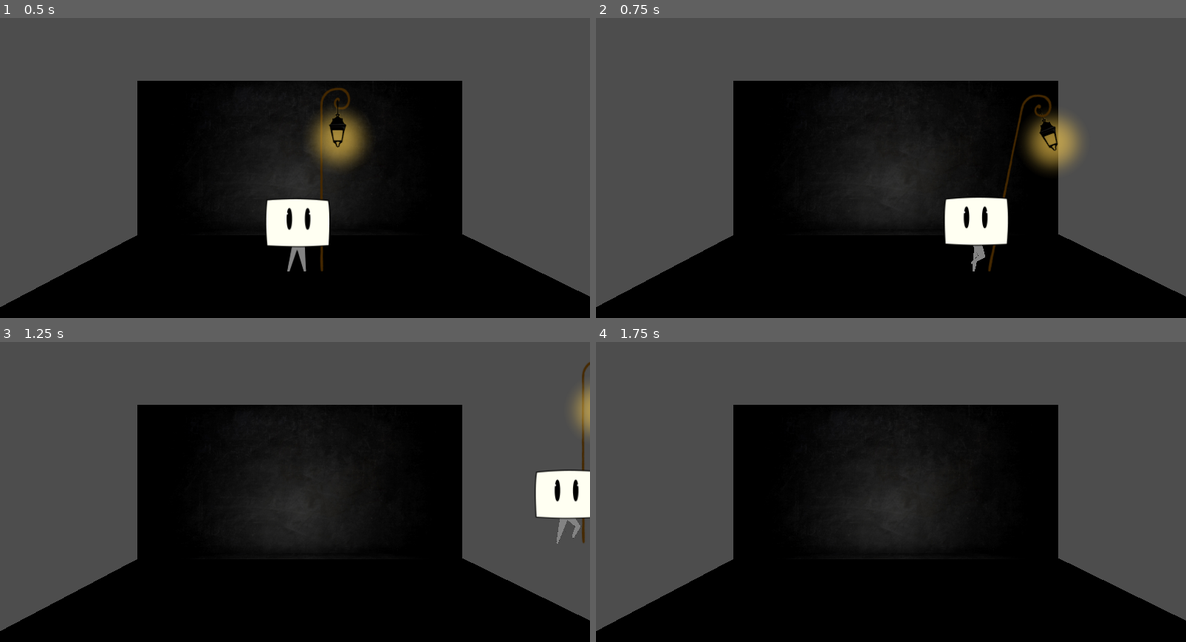
Above: before the commit, frames 1-4 (two rows, left to right).
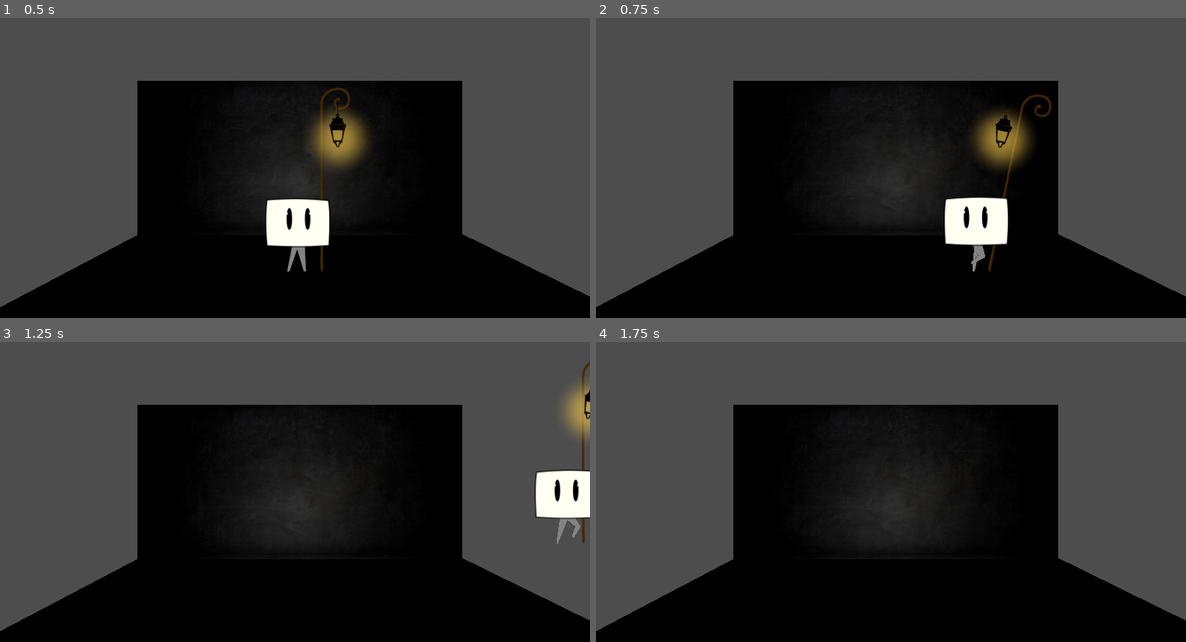
Above: after the commit, the same moments.

Repository: StormCreeper/TheBigBadChamallowKnight
Game: Godot game, scene res://scenes/proof_of_concept1.tscn
Two runs of this game, one before a commit and one after it. Both use one fixed random seed, a clock stepped at 60 frames per second and the inputs below.
Inputs:
- Up to frame 1 (0.5 s): no input
- Up to frame 2 (0.75 s): tap Enter at 0.5 s; hold D (move_right) from 0.53 s (still down); hold S (swing_stick) from 0.53 s (still down)
- Up to frame 3 (1.25 s): keep holding D (move_right); keep holding S (swing_stick); tap Space (jump) at 0.77 s
- Up to frame 4 (1.75 s): release D (move_right) at 1.28 s; release S (swing_stick) at 1.28 s; hold Down from 1.28 s (still down); tap S (swing_stick) at 1.35 s; tap Space (jump) at 1.52 s

Frame 1 is identical in both runs. In frame 2, 2.6% of the frame differs, in the area x 63-83%, y 30-52%; in frame 3, 0.5%; in frame 4, nothing differs.

Commit message:
cute movements of the lantern while walking

Diff:
--- a/scenes/Player.gd
+++ b/scenes/Player.gd
@@ -1,6 +1,11 @@
 extends CharacterBody3D
 
+signal idle
+signal move_left
+signal move_right
+
 var dir = 1;
+
 # Called when the node enters the scene tree for the first time.
 func _ready():
 	$Head.play()
@@ -45,9 +50,13 @@
 
 	var is_moving = get_real_velocity().length_squared();
 	if is_moving:
+		if dir<0 : move_left.emit() #signals the weapon to make the appropriate movement
+		else : move_right.emit()
+
 		$Head.animation = "walk"
 		$Body.animation = "walk"
 	else:
+		idle.emit() #signals the weapon to make the appropriate movement
 		$Head.animation = "idle"
 		$Body.animation = "idle"
 
--- a/scenes/Weapon.gd
+++ b/scenes/Weapon.gd
@@ -1,7 +1,7 @@
 extends Node3D
 
 @onready var swing_finished = true #used to prevent the player to swing to quickly, "breaking" the animations
-
+@onready var stickType = "crosse"
 
 # Called when the node enters the scene tree for the first time.
 func _ready():
@@ -17,7 +17,7 @@
 func swing():
 	if swing_finished : #the player cannot spam-click the swing
 		swing_finished = false
-		if $Dangle.animation == "crosse" :
+		if stickType == "crosse" :
 			$Dangle/animation.play("crosse_swing")
 		$Stick/animation.play("swing")
 
@@ -25,3 +25,13 @@
 func _on_stick_animation_finished(anim_name):
 	if anim_name == "swing" :
 		swing_finished = true
+
+#handles the left/right deplacements of the player
+func _on_player_idle():
+	$Dangle/animation.play("RESET")
+func _on_player_move_left():
+	if stickType == "crosse" :
+		$Dangle/animation.play("crosse_float_left")
+func _on_player_move_right():
+	if stickType == "crosse" :
+		$Dangle/animation.play("crosse_float_right")
--- a/scenes/proof_of_concept1.tscn
+++ b/scenes/proof_of_concept1.tscn
@@ -90,7 +90,8 @@
 }]
 
 [sub_resource type="Animation" id="Animation_bpjbj"]
-length = 0.001
+length = 0.1
+step = 0.05
 tracks/0/type = "value"
 tracks/0/imported = false
 tracks/0/enabled = true
@@ -98,7 +99,7 @@
 tracks/0/interp = 1
 tracks/0/loop_wrap = true
 tracks/0/keys = {
-"times": PackedFloat32Array(0),
+"times": PackedFloat32Array(0.1),
 "transitions": PackedFloat32Array(1),
 "update": 0,
 "values": [Vector3(0, 0, 0)]
@@ -110,7 +111,7 @@
 tracks/1/interp = 1
 tracks/1/loop_wrap = true
 tracks/1/keys = {
-"times": PackedFloat32Array(0),
+"times": PackedFloat32Array(0.1),
 "transitions": PackedFloat32Array(1),
 "update": 0,
 "values": [Vector3(0, 0, 0)]
@@ -174,9 +175,70 @@
 "values": [Vector3(0, 0, 0), Vector3(0, 0, 0.460435), Vector3(0, 0, 0)]
 }
 
+[sub_resource type="Animation" id="Animation_7hulr"]
+resource_name = "crosse_float_left"
+length = 0.4
+loop_mode = 1
+step = 0.05
+tracks/0/type = "value"
+tracks/0/imported = false
+tracks/0/enabled = true
+tracks/0/path = NodePath(".:position")
+tracks/0/interp = 1
+tracks/0/loop_wrap = true
+tracks/0/keys = {
+"times": PackedFloat32Array(0.1, 0.3),
+"transitions": PackedFloat32Array(1, 1),
+"update": 0,
+"values": [Vector3(0.778925, -0.0338659, 0), Vector3(1.59172, 0.135466, 0)]
+}
+tracks/1/type = "value"
+tracks/1/imported = false
+tracks/1/enabled = true
+tracks/1/path = NodePath(".:rotation")
+tracks/1/interp = 1
+tracks/1/loop_wrap = true
+tracks/1/keys = {
+"times": PackedFloat32Array(0.1, 0.3),
+"transitions": PackedFloat32Array(1, 1),
+"update": 0,
+"values": [Vector3(0, 0, 0.135001), Vector3(0, 0, 0.293547)]
+}
+
+[sub_resource type="Animation" id="Animation_aivqo"]
+resource_name = "crosse_float_right"
+length = 0.4
+loop_mode = 1
+tracks/0/type = "value"
+tracks/0/imported = false
+tracks/0/enabled = true
+tracks/0/path = NodePath(".:position")
+tracks/0/interp = 1
+tracks/0/loop_wrap = true
+tracks/0/keys = {
+"times": PackedFloat32Array(0.1, 0.3),
+"transitions": PackedFloat32Array(1, 1),
+"update": 0,
+"values": [Vector3(-0.677328, -0.0338659, 0), Vector3(-1.52399, 0.135466, 0)]
+}
+tracks/1/type = "value"
+tracks/1/imported = false
+tracks/1/enabled = true
+tracks/1/path = NodePath(".:rotation")
+tracks/1/interp = 1
+tracks/1/loop_wrap = true
+tracks/1/keys = {
+"times": PackedFloat32Array(0.1, 0.3),
+"transitions": PackedFloat32Array(1, 1),
+"update": 0,
+"values": [Vector3(0, 0, -0.13439), Vector3(0, 0, -0.293215)]
+}
+
 [sub_resource type="AnimationLibrary" id="AnimationLibrary_lm3yt"]
 _data = {
 "RESET": SubResource("Animation_bpjbj"),
+"crosse_float_left": SubResource("Animation_7hulr"),
+"crosse_float_right": SubResource("Animation_aivqo"),
 "crosse_swing": SubResource("Animation_nlf20"),
 "crosse_swing_back": SubResource("Animation_nhtjl")
 }
@@ -192,13 +254,17 @@
 "speed": 5.0
 }]
 
+[sub_resource type="CapsuleShape3D" id="CapsuleShape3D_v2os0"]
+radius = 0.993476
+height = 12.0771
+
 [sub_resource type="Animation" id="Animation_i8378"]
 length = 0.001
 step = 0.02
 tracks/0/type = "value"
 tracks/0/imported = false
 tracks/0/enabled = true
-tracks/0/path = NodePath("Stick:position")
+tracks/0/path = NodePath("Stick/sprite:position")
 tracks/0/interp = 1
 tracks/0/loop_wrap = true
 tracks/0/keys = {
@@ -210,7 +276,7 @@
 tracks/1/type = "value"
 tracks/1/imported = false
 tracks/1/enabled = true
-tracks/1/path = NodePath("Stick:scale")
+tracks/1/path = NodePath("Stick/sprite:scale")
 tracks/1/interp = 1
 tracks/1/loop_wrap = true
 tracks/1/keys = {
@@ -222,7 +288,7 @@
 tracks/2/type = "value"
 tracks/2/imported = false
 tracks/2/enabled = true
-tracks/2/path = NodePath("Stick:rotation")
+tracks/2/path = NodePath("Stick/sprite:rotation")
 tracks/2/interp = 1
 tracks/2/loop_wrap = true
 tracks/2/keys = {
@@ -237,7 +303,7 @@
 tracks/0/type = "value"
 tracks/0/imported = false
 tracks/0/enabled = true
-tracks/0/path = NodePath("Stick:position")
+tracks/0/path = NodePath("Stick/sprite:position")
 tracks/0/interp = 1
 tracks/0/loop_wrap = true
 tracks/0/keys = {
@@ -249,7 +315,7 @@
 tracks/1/type = "value"
 tracks/1/imported = false
 tracks/1/enabled = true
-tracks/1/path = NodePath("Stick:scale")
+tracks/1/path = NodePath("Stick/sprite:scale")
 tracks/1/interp = 1
 tracks/1/loop_wrap = true
 tracks/1/keys = {
@@ -266,7 +332,7 @@
 tracks/0/type = "value"
 tracks/0/imported = false
 tracks/0/enabled = true
-tracks/0/path = NodePath("Stick:position")
+tracks/0/path = NodePath("Stick/sprite:position")
 tracks/0/interp = 1
 tracks/0/loop_wrap = true
 tracks/0/keys = {
@@ -278,7 +344,7 @@
 tracks/1/type = "value"
 tracks/1/imported = false
 tracks/1/enabled = true
-tracks/1/path = NodePath("Stick:rotation")
+tracks/1/path = NodePath("Stick/sprite:rotation")
 tracks/1/interp = 1
 tracks/1/loop_wrap = true
 tracks/1/keys = {
@@ -300,7 +366,7 @@
 [node name="Camera3D" type="Camera3D" parent="."]
 transform = Transform3D(1, 0, 0, 0, 1, 0, 0, 0, 1, -0.112, 1.6, 2.89)
 
-[node name="CSGBox3D" type="CSGBox3D" parent="."]
+[node name="sol" type="CSGBox3D" parent="."]
 transform = Transform3D(6.31227, 0, 0, 0, 1, 0, 0, 0, 3.38011, 0, -0.5, 0)
 use_collision = true
 material = SubResource("StandardMaterial3D_5os3t")
@@ -354,9 +420,15 @@
 "": SubResource("AnimationLibrary_lm3yt")
 }
 
-[node name="Stick" type="AnimatedSprite3D" parent="Player/Weapon"]
+[node name="Stick" type="Area3D" parent="Player/Weapon"]
+
+[node name="sprite" type="AnimatedSprite3D" parent="Player/Weapon/Stick"]
 sprite_frames = SubResource("SpriteFrames_3ugt5")
 animation = &"crosse"
+
+[node name="CollisionShape3D" type="CollisionShape3D" parent="Player/Weapon/Stick"]
+transform = Transform3D(1, 0, 0, 0, 1, 0, 0, 0, 1, 0.051595, 0.209865, 0)
+shape = SubResource("CapsuleShape3D_v2os0")
 
 [node name="animation" type="AnimationPlayer" parent="Player/Weapon/Stick"]
 root_node = NodePath("../..")
@@ -364,4 +436,7 @@
 "": SubResource("AnimationLibrary_ucl4e")
 }
 
+[connection signal="idle" from="Player" to="Player/Weapon" method="_on_player_idle"]
+[connection signal="move_left" from="Player" to="Player/Weapon" method="_on_player_move_left"]
+[connection signal="move_right" from="Player" to="Player/Weapon" method="_on_player_move_right"]
 [connection signal="animation_finished" from="Player/Weapon/Stick/animation" to="Player/Weapon" method="_on_stick_animation_finished"]
Not shown: 1 places in scenes/proof_of_concept1.tscn that only renumber resources
